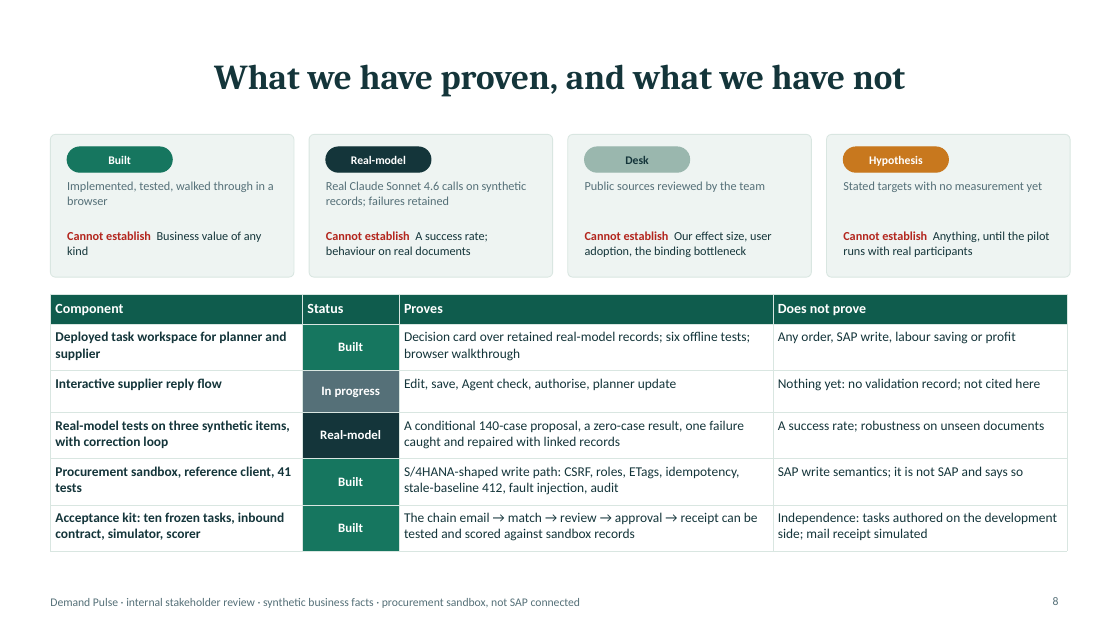
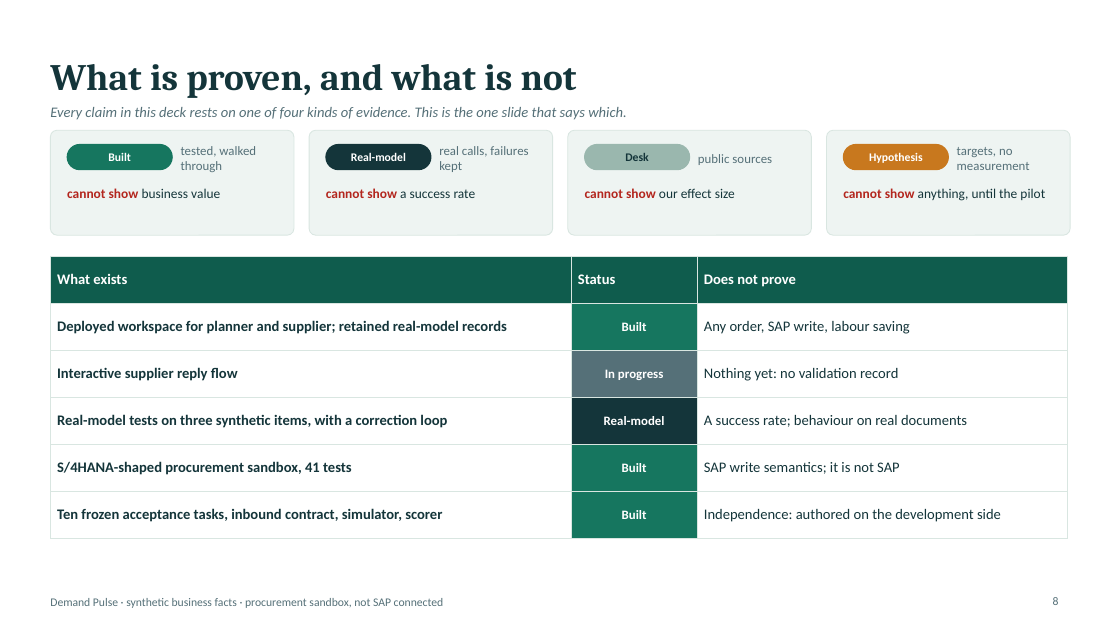
Before and after one commit to logisticPM/sap, a slide deck: slide 8 of presentations/SAP_Demand_Pulse_Business_Case_Deck.pptx. Drawn at 1120x630 pixels with LibreOffice and Linux fonts; fonts in the diff are those of the drawing. Boxes give left, top, right and bottom in pixels: in the first picture for what was removed or moved away, otherwise in the second. Text is boxed around its words. In the diff, an @@ line names an element or a change of style, - is before the commit and + after.

```diff
--- a/presentations/SAP_Demand_Pulse_Business_Case_Deck.pptx
+++ b/presentations/SAP_Demand_Pulse_Business_Case_Deck.pptx
@@ title at bbox=[50, 64, 577, 98]: text changed; size 30 to 32 pt @@
-What we have proven, and what we have not
+What is proven, and what is not
@@ text added at bbox=[50, 107, 626, 120], 12.5 pt, text #557078, italic @@
+Every claim in this deck rests on one of four kinds of evidence. This is the one slide that says which.
@@ rounded rectangle: place and size @@
-rounded rectangle at bbox=[50, 134, 294, 277]
+rounded rectangle at bbox=[50, 130, 294, 235]
@@ text at bbox=[181, 146, 256, 172]: text changed; size 10.5 to 11 pt @@
-Implemented, tested, walked through in a browser
+tested, walked through
@@ rounded rectangle: place and size @@
-rounded rectangle at bbox=[309, 134, 553, 277]
+rounded rectangle at bbox=[309, 130, 553, 235]
@@ text added at bbox=[439, 146, 528, 172], 11 pt, text #557078 @@
+real calls, failures kept
@@ rounded rectangle: place and size @@
-rounded rectangle at bbox=[568, 134, 812, 277]
+rounded rectangle at bbox=[568, 130, 812, 235]
@@ vertical alignment top to middle in 3 elements at bbox=[957, 147, 1030, 170], bbox=[181, 146, 256, 172], bbox=[698, 154, 772, 165] @@
@@ proportions changed in 4 elements at bbox=[309, 130, 553, 235], bbox=[50, 130, 294, 235], bbox=[568, 130, 812, 235], bbox=[827, 130, 1070, 235] @@
@@ rounded rectangle: place and size @@
-rounded rectangle at bbox=[827, 134, 1070, 277]
+rounded rectangle at bbox=[827, 130, 1070, 235]
@@ text at bbox=[957, 147, 1030, 170]: text changed; size 10.5 to 11 pt @@
-Stated targets with no measurement yet
+targets, no measurement
@@ text at bbox=[698, 154, 772, 165]: text changed; size 10.5 to 11 pt @@
-Public sources reviewed by the team
+public sources
@@ text at bbox=[67, 188, 220, 198]: text changed; size 10.5 to 11.5 pt @@
-Cannot establish Business value of any kind
+cannot show business value
@@ text at bbox=[326, 188, 476, 198]: text changed; size 10.5 to 11.5 pt @@
-Cannot establish A success rate; behaviour on real documents
+cannot show a success rate
@@ text removed at bbox=[326, 181, 527, 206] @@
-Real Claude Sonnet 4.6 calls on synthetic records; failures retained
@@ text at bbox=[585, 188, 735, 198]: text changed; size 10.5 to 11.5 pt @@
-Cannot establish Our effect size, user adoption, the binding bottleneck
+cannot show our effect size
@@ text at bbox=[843, 188, 1045, 201]: text changed; size 10.5 to 11.5 pt @@
-Cannot establish Anything, until the pilot runs with real participants
+cannot show anything, until the pilot
@@ table at bbox=[50, 256, 1067, 526] @@
-column 1: Component | Deployed task workspace for planner and supplier | Interactive supplier reply flow | Real-model tests on three synthetic items, with correction loop | Procurement sandbox, reference client, 41 tests | Acceptance kit: ten frozen tasks, inbound contract, simulator, scorer
+column 1: What exists | Deployed workspace for planner and supplier; retained real-model records | Interactive supplier reply flow | Real-model tests on three synthetic items, with a correction loop | S/4HANA-shaped procurement sandbox, 41 tests | Ten frozen acceptance tasks, inbound contract, simulator, scorer
-column 3: Proves | Decision card over retained real-model records; six offline tests; browser walkthrough | Edit, save, Agent check, authorise, planner update | A conditional 140-case proposal, a zero-case result, one failure caught and repaired with linked records | S/4HANA-shaped write path: CSRF, roles, ETags, idempotency, stale-baseline 412, fault injection, audit | The chain email → match → review → approval → receipt can be tested and scored against sandbox records
-column 4: Does not prove | Any order, SAP write, labour saving or profit | Nothing yet: no validation record; not cited here | A success rate; robustness on unseen documents | SAP write semantics; it is not SAP and says so | Independence: tasks authored on the development side; mail receipt simulated
+column 3: Does not prove | Any order, SAP write, labour saving | Nothing yet: no validation record | A success rate; behaviour on real documents | SAP write semantics; it is not SAP | Independence: authored on the development side
@@ table: place and size @@
-table at bbox=[50, 294, 1067, 545]
+table at bbox=[50, 256, 1067, 526]
@@ text at bbox=[50, 598, 444, 608]: text changed @@
-Demand Pulse · internal stakeholder review · synthetic business facts · procurement sandbox, not SAP connected
+Demand Pulse · synthetic business facts · procurement sandbox, not SAP connected
```
Also in this commit, not shown: 9 other slides changed, 4 slides added, 3 slides removed, 3 other files.
